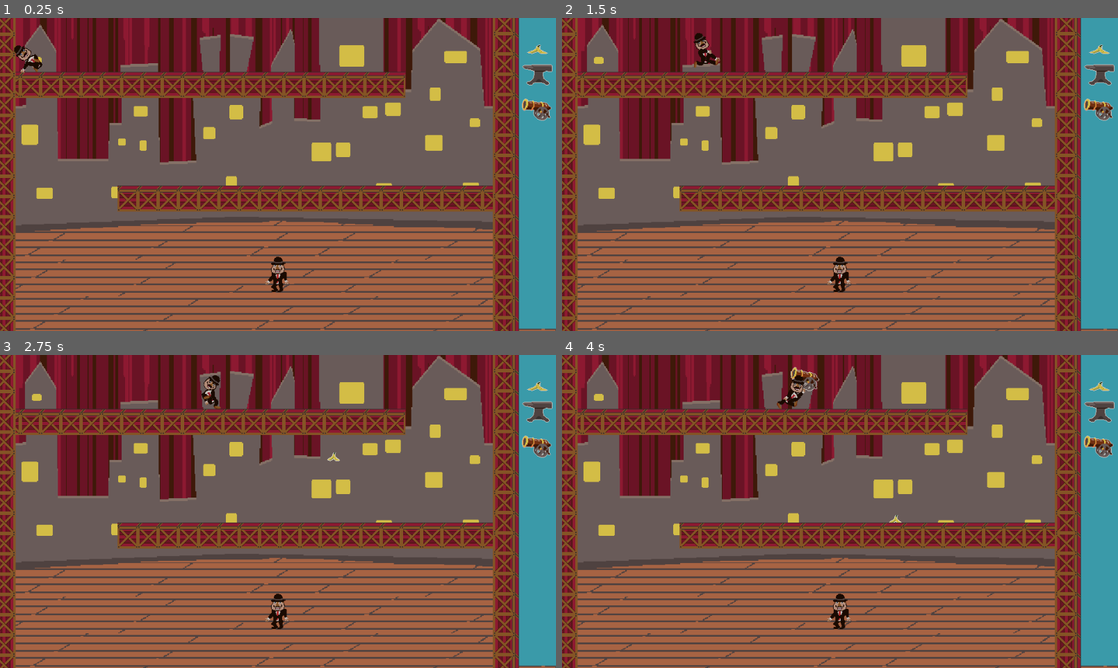
Above: before the commit, frames 1-4 (two rows, left to right).
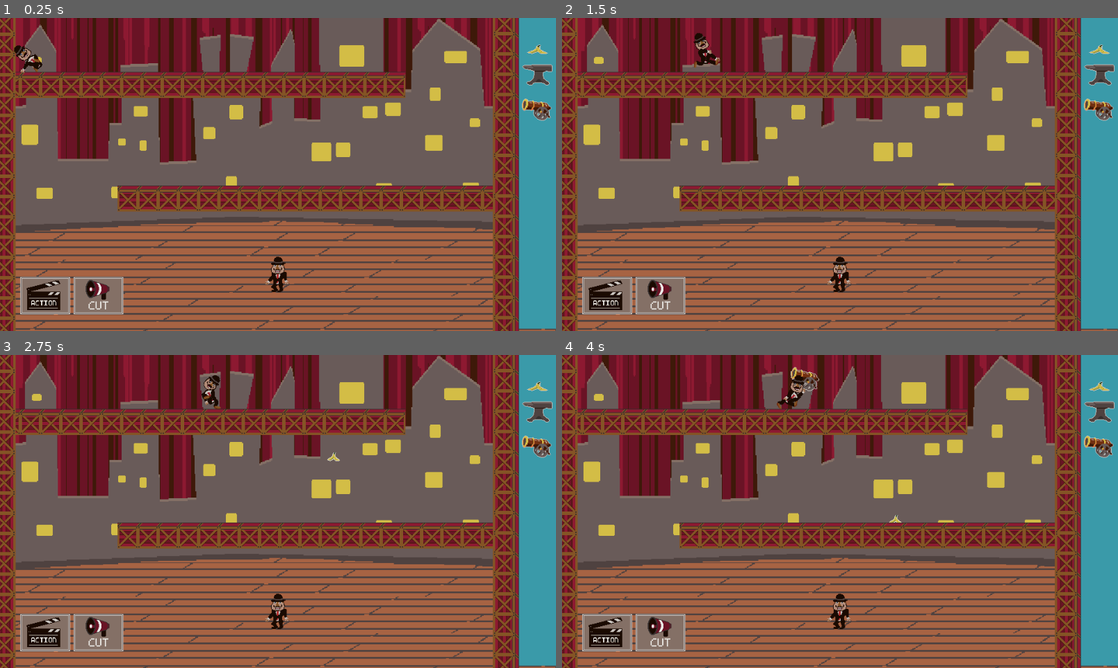
Above: after the commit, the same moments.

Repository: Rotta-Games/slapstick_lemmings
Game: Godot game, scene res://test_level.tscn
Two runs of this game, one before a commit and one after it. Both use one fixed random seed, a clock stepped at 60 frames per second and the inputs below. This scene is started directly instead of the project's main scene.
Inputs (mouse positions are in pixels of both pictures, inside the frame that each line leads up to):
- Up to frame 1 (0.25 s): no input
- Up to frame 2 (1.5 s): click (606, 296) at 0.52 s; click (662, 296) at 1.27 s
- Up to frame 3 (2.75 s): tap Enter at 2 s; drag from (539, 386) to (333, 442) at 2.02 s
- Up to frame 4 (4 s): drag from (1101, 411) to (895, 458) at 2.77 s; move the mouse to (1101, 445) at 3.52 s; hold D from 3.53 s (still down); click (1101, 445) at 3.67 s

The runs differ from the first frame. In frame 1, 2.1% of the frame differs, in the area x 3-23%, y 82-95%; in frame 2, 2.1%; in frame 3, 2.1%; in frame 4, 2.1%.

Commit message:
Add dummy buttons

Diff:
--- /dev/null
+++ b/scenes/AROOOGA.tscn
@@ -0,0 +1,30 @@
+[gd_scene load_steps=3 format=3 uid="uid://dyfs1p1rhoibr"]
+
+[ext_resource type="Texture2D" uid="uid://maxi3rwrq286" path="res://assets/gfx/play_button.png" id="1_e01hb"]
+[ext_resource type="Texture2D" uid="uid://ckwnbnpgt3shc" path="res://assets/gfx/cut_button.png" id="2_18qbo"]
+
+[node name="GorillaScene" type="Control"]
+layout_mode = 3
+anchors_preset = 15
+anchor_right = 1.0
+anchor_bottom = 1.0
+offset_left = -127.0
+offset_top = -122.0
+offset_right = -872.0
+offset_bottom = -461.0
+grow_horizontal = 2
+grow_vertical = 2
+
+[node name="ActionButton" type="TextureButton" parent="."]
+offset_left = 37.0
+offset_top = 86.0
+offset_right = 123.0
+offset_bottom = 150.0
+texture_normal = ExtResource("1_e01hb")
+
+[node name="CutButton" type="TextureButton" parent="."]
+offset_left = 129.0
+offset_top = 86.0
+offset_right = 215.0
+offset_bottom = 150.0
+texture_normal = ExtResource("2_18qbo")
--- a/test_level.tscn
+++ b/test_level.tscn
@@ -1,15 +1,16 @@
-[gd_scene load_steps=17 format=3 uid="uid://uj6hcrskcqlb"]
+[gd_scene load_steps=18 format=3 uid="uid://uj6hcrskcqlb"]
 
 [ext_resource type="Texture2D" uid="uid://clt24wi5f4h8a" path="res://assets/gfx/player.png" id="1_8w1ey"]
 [ext_resource type="Texture2D" uid="uid://dclw16bd4s4qa" path="res://assets/gfx/bg2.png" id="1_y4olj"]
 [ext_resource type="Script" path="res://drag_item.gd" id="2_t110e"]
 [ext_resource type="Texture2D" uid="uid://cow2bdqm7ldcq" path="res://assets/gfx/items-shieet.png" id="3_trf0v"]
 [ext_resource type="PackedScene" uid="uid://dhm3olaboa48h" path="res://scenes/props/banana.tscn" id="4_7c4ff"]
-[ext_resource type="PackedScene" uid="uid://dvjtik7bc6gmv" path="res://scenes/player.tscn" id="5_eqecq"]
+[ext_resource type="PackedScene" uid="uid://djsog7ytd4f33" path="res://scenes/player.tscn" id="5_eqecq"]
 [ext_resource type="PackedScene" uid="uid://d078k3p4ef5wd" path="res://scenes/props/anvil.tscn" id="5_tv5ot"]
 [ext_resource type="PackedScene" uid="uid://c8lbghk5bn7nh" path="res://scenes/props/cannon.tscn" id="6_o0ui6"]
 [ext_resource type="Texture2D" uid="uid://7bdd6nuiab37" path="res://assets/gfx/crate.png" id="7_amta7"]
 [ext_resource type="AudioStream" uid="uid://b3qai6rbm06sy" path="res://assets/music/ggj24_ragtime_1_160.mp3" id="10_e15uk"]
+[ext_resource type="PackedScene" uid="uid://dyfs1p1rhoibr" path="res://scenes/AROOOGA.tscn" id="11_k67h1"]
 
 [sub_resource type="CapsuleShape2D" id="CapsuleShape2D_tc0ts"]
 radius = 19.0
@@ -186,3 +187,14 @@
 stream = ExtResource("10_e15uk")
 volume_db = -23.892
 autoplay = true
+
+[node name="Arooga" parent="." instance=ExtResource("11_k67h1")]
+anchors_preset = 0
+anchor_right = 0.0
+anchor_bottom = 0.0
+offset_left = -2.0
+offset_top = 361.0
+offset_right = -2.0
+offset_bottom = 361.0
+grow_horizontal = 1
+grow_vertical = 1
Binary file added: assets/gfx/cut_button.png
Not shown, added: assets/gfx/cut_button.png.import
Binary file added: assets/gfx/play_button.png
Not shown, added: assets/gfx/play_button.png.import
